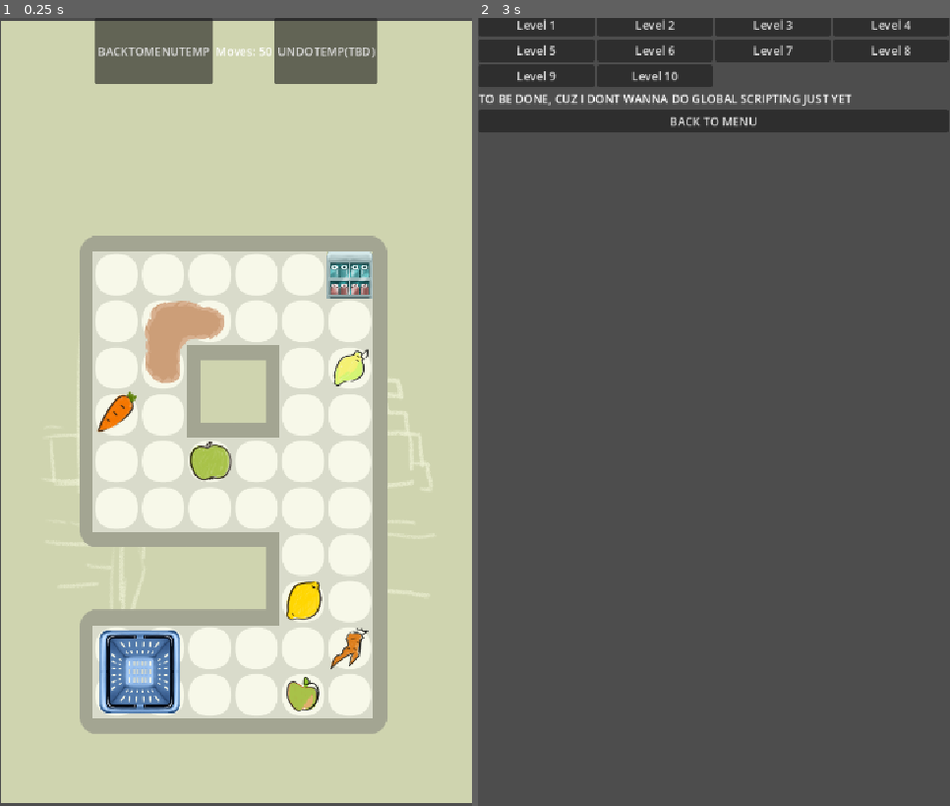
Above: before the commit, frames 1-2 (left to right).
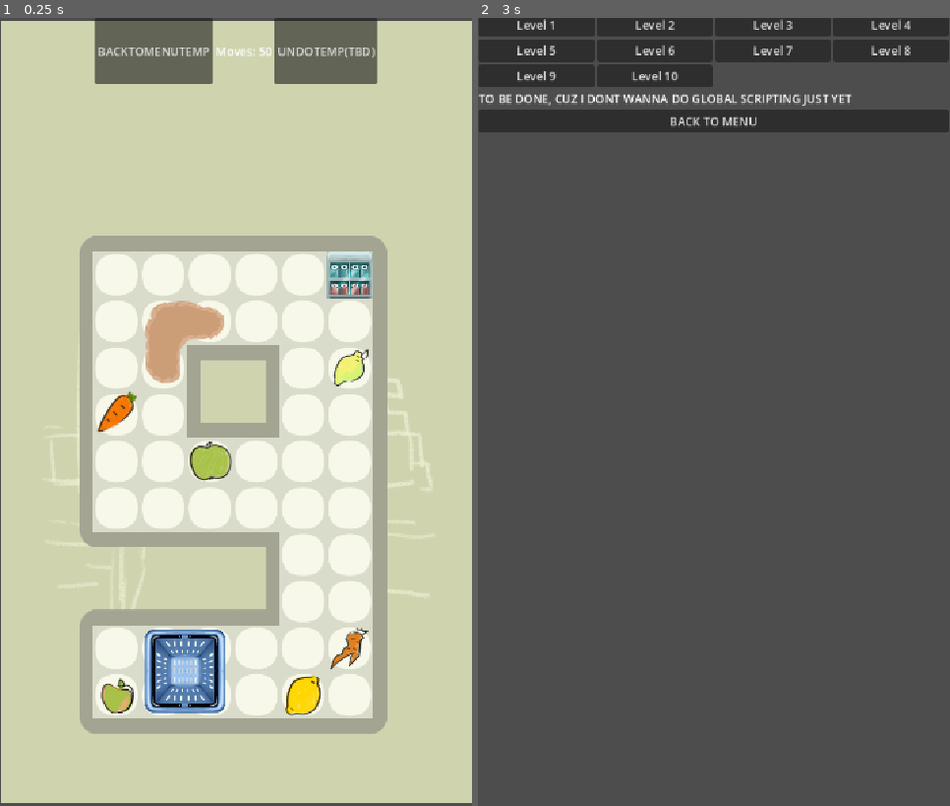
Above: after the commit, the same moments.

Repository: DrSkyrim/learning-game-development
Game: Godot game, scene res://Scenes/levels/level_4.tscn
The game is run twice, just before and just after one commit, with the same random seed, the same clock (stepped at 60 frames per second) and the same inputs. This scene is started directly instead of the project's main scene.
Inputs:
- Up to frame 1 (0.25 s): no input
- Up to frame 2 (3 s): click "UNDOTEMP(TBD)" at 0.5 s; click "UNDOTEMP(TBD)" at 1.25 s; click "UNDOTEMP(TBD)" at 2 s; click "BACKTOMENUTEMP" at 2.75 s

The runs differ from the first frame. In frame 1, 3.1% of the frame differs, in the area x 21-69%, y 71-89%; in frame 2, nothing differs.

Commit message:
Music_and_levelfix_update
-Musics and sfx added, more of them will be added

-Error in level 4 has been solved.

-No error found in level 5 (Seemed playable, winning conditions are able to satisfied)

Diff:
--- a/learning-game-development/Scenes/levels/level_4.tscn
+++ b/learning-game-development/Scenes/levels/level_4.tscn
@@ -20,10 +20,10 @@
 position = Vector2(289, 609)
 
 [node name="apple_o" parent="." index="4" unique_id=1993489084 instance=ExtResource("3_a0hjo")]
-position = Vector2(418, 928)
+position = Vector2(164, 931)
 
 [node name="basket_gmo_big" parent="." index="5" unique_id=1636399895 instance=ExtResource("4_b6u7m")]
-position = Vector2(192, 896)
+position = Vector2(254, 895)
 
 [node name="Basket_Organic_L_Shape" parent="." index="6" unique_id=1853528694 instance=ExtResource("5_pyo1i")]
 position = Vector2(257, 445)
@@ -38,4 +38,4 @@
 position = Vector2(480, 479)
 
 [node name="lemon_no" parent="." index="10" unique_id=534635975 instance=ExtResource("9_bp53q")]
-position = Vector2(416, 797)
+position = Vector2(415, 927)
Not shown, added: learning-game-development/Assets/Sound/music1_bg_footsteps_in_the_snow.mp3.import
Not shown, added: learning-game-development/Assets/Sound/music2_bg_memories_of_winter.mp3.import
Not shown, added: learning-game-development/Assets/Sound/music3_bg_snowflake_dance.mp3.import
Not shown, added: learning-game-development/Assets/Sound/music_loss.mp3.import
Not shown, added: learning-game-development/Assets/Sound/music_victory.mp3.import
Not shown, added: learning-game-development/Assets/Sound/sfx_itempickup1.mp3.import
Not shown, added: learning-game-development/Assets/Sound/sfx_itempickup2.mp3.import
Not shown, added: learning-game-development/Assets/Sound/sfx_ui_click.mp3.import
Not shown, added: learning-game-development/Assets/Sound/music1_bg_footsteps_in_the_snow.mp3
Not shown, added: learning-game-development/Assets/Sound/music2_bg_memories_of_winter.mp3
Not shown, added: learning-game-development/Assets/Sound/music3_bg_snowflake_dance.mp3
Not shown, added: learning-game-development/Assets/Sound/music_loss.mp3
(and 4 more such lines)
